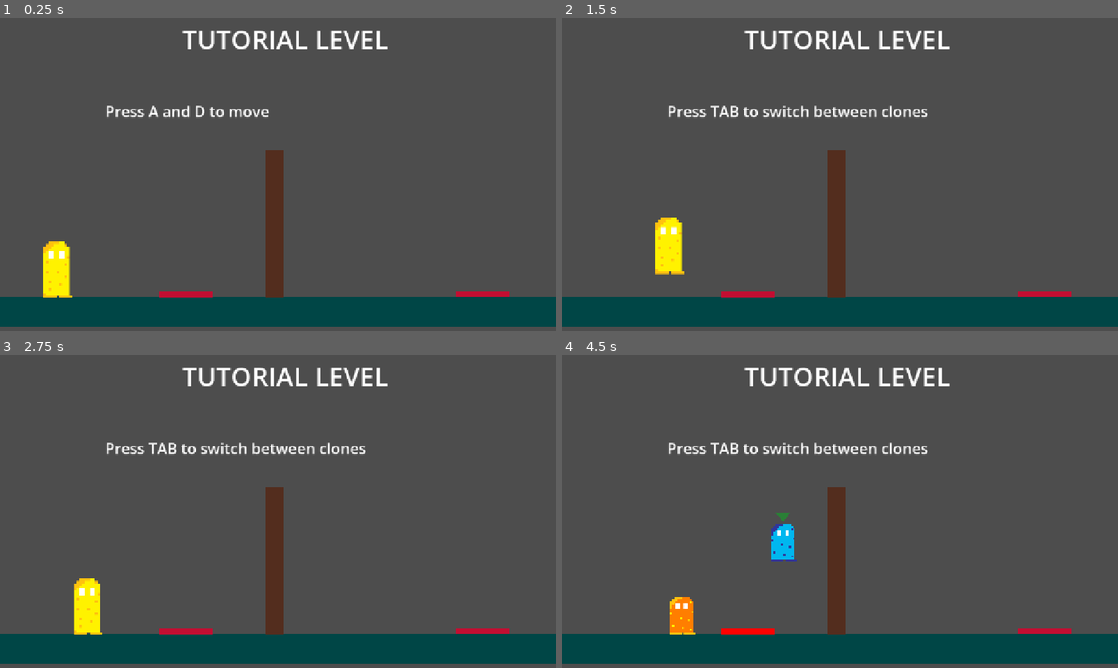
Above: before the commit, frames 1-4 (two rows, left to right).
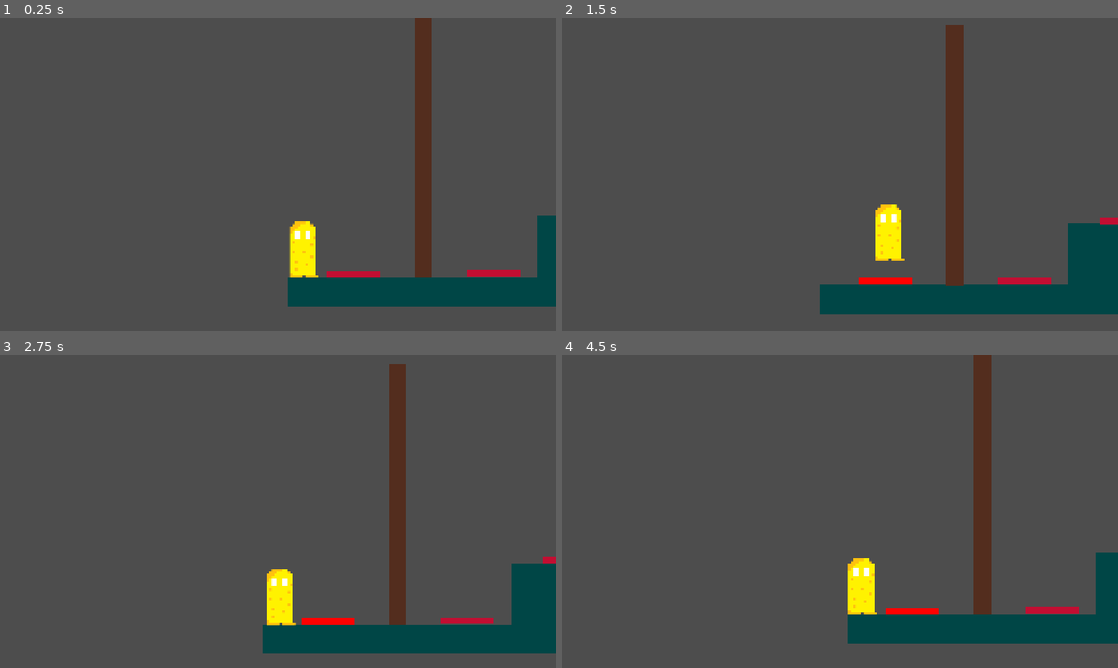
Above: after the commit, the same moments.

Repository: szilveszterbiro7/week4
Game: Godot game, scene res://Scenes/level1.tscn
Same seed, same stepped clock (60 frames per second), same inputs: the game is played once before the commit and once after it. Before the commit the project starts from res://Scenes/tutorial.tscn.
Inputs (mouse positions are in pixels of both pictures, inside the frame that each line leads up to):
- Up to frame 1 (0.25 s): no input
- Up to frame 2 (1.5 s): tap A (left) at 0.5 s; move the mouse to (962, 158) at 0.52 s; hold D (right) from 0.53 s (still down); tap Tab (change_character) at 0.6 s; click (962, 158) at 0.67 s; tap W (jump) at 0.77, 1.07 s; tap F (split) at 0.8, 1.35 s; move the mouse to (728, 190) at 1.27 s
- Up to frame 3 (2.75 s): tap W (jump) at 1.52, 1.55, 1.82, 2.1 s; move the mouse to (333, 442) at 2.02 s; release D (right) at 2.03 s; hold A (left) from 2.03 s (still down); tap Tab (change_character) at 2.3 s
- Up to frame 4 (4.5 s): move the mouse to (812, 574) at 2.77 s; release A (left) at 2.78 s; hold D (right) 2.78-4.28 s; tap Tab (change_character) at 2.85 s; click (812, 574) at 2.92 s; tap W (jump) at 3.02, 3.32, 3.77, 3.8, 4.07 s; tap F (split) at 3.05, 3.6 s; move the mouse to (1006, 558) at 3.52 s; tap R (restart, bound only after the commit) at 4.15 s; move the mouse to (673, 464) at 4.27 s; hold A (left) from 4.28 s (still down); tap Alt at 4.35 s

The runs differ from the first frame. In frame 1, 19% of the frame differs, in the area x 0-100%, y 0-99%; in frame 2, 19%; in frame 3, 17%; in frame 4, 20%.

Commit message:
Made the first level

Diff:
--- a/week-4/Scenes/level_1.gd
+++ b/week-4/Scenes/base_level.gd
@@ -4,13 +4,12 @@
 @onready var player=$Player
 @onready var clone1=$Clone1
 @onready var clone2=$Clone2
-@onready var tutorial=$TutorialUI
-@onready var plate=$Pressureplate
-@onready var door=$Door
+@onready var player_camera = $Player/Camera2D
+@onready var clone1_camera = $Clone1/Camera2D
+@onready var clone2_camera = $Clone2/Camera2D
 
 var split=false
 var active_clone=1
-var tutorial_stage=0
 
 @export var unite_distance=200
 
@@ -24,7 +23,11 @@
 	player.get_node("CollisionShape2D").set_deferred("disabled", false)
 	clone1.get_node("CollisionShape2D").set_deferred("disabled", true)
 	clone2.get_node("CollisionShape2D").set_deferred("disabled", true)
+	update_camera()
 func _process(_delta):
+	if Input.is_action_just_pressed("restart"):
+		get_tree().reload_current_scene()
+		return
 	if Input.is_action_just_pressed("split"):
 		if not split:
 			split_player()
@@ -32,7 +35,6 @@
 			try_unite()
 	if Input.is_action_just_pressed("change_character") and split:
 		switch_clone()
-	check_tutorial()
 func split_player():
 	split=true
 	clone1.global_position = player.global_position + Vector2(-20, 0)
@@ -49,6 +51,7 @@
 	active_clone=1
 	clone1.active=true
 	clone2.active=false
+	update_camera()
 func switch_clone():
 	if active_clone==1:
 		active_clone=2
@@ -58,6 +61,7 @@
 		active_clone=1
 		clone1.active=true
 		clone2.active=false
+	update_camera()
 func try_unite():
 	var distance=clone1.global_position.distance_to(clone2.global_position)
 	if distance<=unite_distance:
@@ -77,48 +81,8 @@
 	player.show()
 	player.set_physics_process(true)
 	player.get_node("CollisionShape2D").set_deferred("disabled", false)
-func update_tutorial():
-	match tutorial_stage:
-		0:
-			tutorial.show_instructions("Press A and D to move")
-		1:
-			tutorial.show_instructions("Press SPACE/W to jump")
-		2:
-			tutorial.show_instructions("Press F to split")
-		3:
-			tutorial.show_instructions("Press TAB to switch between clones")
-		4:
-			tutorial.show_instructions("Move one colne to the presure plate")
-		5:
-			tutorial.show_instructions("Move the other clone through the door")
-		6:
-			tutorial.show_instructions("Bring your clones close to each other and press F")
-		7:
-			tutorial.show_instructions("Tutorial complete!")
-func next_stage():
-	tutorial_stage+=1
-	update_tutorial()
-func check_tutorial():
-	match tutorial_stage:
-		0:
-			if Input.get_axis("left", "right") != 0:
-				next_stage()
-		1:
-			if player.velocity.y<0 and not split:
-				next_stage()
-		2:
-			if split:
-				next_stage()
-		3:
-			if active_clone==2 and split:
-				next_stage()
-		4:
-			if plate.activated and split:
-				next_stage()
-		5:
-			if split and door.open:
-				if clone1.global_position.x>door.global_position.x+30 or clone2.global_position.x>door.global_position.x+30:
-					next_stage()
-		6:
-			if not split:
-				next_stage()
+	update_camera()
+func update_camera():
+	player_camera.enabled=not split
+	clone1_camera.enabled= split and active_clone==1
+	clone2_camera.enabled=split and active_clone==2
--- /dev/null
+++ b/week-4/Scenes/base_level.tscn
@@ -0,0 +1,59 @@
+[gd_scene format=3 uid="uid://bl3mhli2y0bsu"]
+
+[ext_resource type="Script" uid="uid://57ccpe3yj8g2" path="res://Scenes/base_level.gd" id="1_l7ey7"]
+[ext_resource type="PackedScene" uid="uid://br1033xngyq1f" path="res://Scenes/player.tscn" id="2_ytws3"]
+[ext_resource type="PackedScene" uid="uid://4is7qswmwhxo" path="res://Scenes/clone.tscn" id="3_0k83q"]
+[ext_resource type="Texture2D" uid="uid://5k2aqr88auh4" path="res://Assets/Clone2.png" id="4_ta4i7"]
+
+[sub_resource type="RectangleShape2D" id="RectangleShape2D_ce5me"]
+size = Vector2(43.859375, 2.203125)
+
+[sub_resource type="SegmentShape2D" id="SegmentShape2D_ce5me"]
+a = Vector2(1285, 764)
+b = Vector2(1285, 4)
+
+[node name="Base" type="Node2D" unique_id=43157250]
+script = ExtResource("1_l7ey7")
+
+[node name="Ground" type="StaticBody2D" parent="." unique_id=355745800]
+position = Vector2(320, 320)
+
+[node name="CollisionShape2D" type="CollisionShape2D" parent="Ground" unique_id=1773694295]
+position = Vector2(378.25, 359)
+scale = Vector2(32, 32)
+shape = SubResource("RectangleShape2D_ce5me")
+
+[node name="ColorRect" type="ColorRect" parent="Ground" unique_id=1320071082]
+offset_left = -319.0
+offset_top = 322.0
+offset_right = 1081.0
+offset_bottom = 390.0
+color = Color(0, 0.27358776, 0.27511105, 1)
+
+[node name="Player" parent="." unique_id=1774187077 instance=ExtResource("2_ytws3")]
+position = Vector2(-23, 406)
+
+[node name="Clone1" parent="." unique_id=1393418881 instance=ExtResource("3_0k83q")]
+visible = false
+position = Vector2(407, 379)
+
+[node name="Clone2" parent="." unique_id=539241314 instance=ExtResource("3_0k83q")]
+visible = false
+position = Vector2(960, 350)
+
+[node name="Sprite2D" parent="Clone2" index="1" unique_id=1240714779]
+texture = ExtResource("4_ta4i7")
+
+[node name="StaticBody2D" type="StaticBody2D" parent="." unique_id=1607458829]
+position = Vector2(114, -39)
+
+[node name="CollisionShape2D" type="CollisionShape2D" parent="StaticBody2D" unique_id=1022807082]
+shape = SubResource("SegmentShape2D_ce5me")
+
+[node name="StaticBody2D2" type="StaticBody2D" parent="." unique_id=1991805257]
+position = Vector2(-1280, -18)
+
+[node name="CollisionShape2D2" type="CollisionShape2D" parent="StaticBody2D2" unique_id=1448980268]
+shape = SubResource("SegmentShape2D_ce5me")
+
+[editable path="Clone2"]
--- a/week-4/Scenes/clone.tscn
+++ b/week-4/Scenes/clone.tscn
@@ -24,3 +24,7 @@
 color = Color(0.16471481, 0.50127673, 0.21470079, 1)
 polygon = PackedVector2Array(68, 42.799995, 68, 42.799995, 36.799988, 85.19999, 0.7999878, 42.799995, 26.399994, 41.200005, 24.799988, 41.999992, 44, 41.200005, 44.799988, 42.799995)
 uv = PackedVector2Array(68, 42.799995, 68, 42.799995, 40, 84.4, 0.7999878, 42.799995, 23.199982, 42.799995, 23.199982, -18, 41.599976, -17.199997, 43.200012, 38.799995)
+
+[node name="Camera2D" type="Camera2D" parent="." unique_id=999519707]
+position_smoothing_enabled = true
+rotation_smoothing_enabled = true
--- a/week-4/Scenes/door.tscn
+++ b/week-4/Scenes/door.tscn
@@ -3,16 +3,18 @@
 [ext_resource type="Script" uid="uid://qir84jbbrdsv" path="res://Scenes/door.gd" id="1_w6aom"]
 
 [sub_resource type="RectangleShape2D" id="RectangleShape2D_ce5me"]
-size = Vector2(55, 352)
+size = Vector2(47, 609)
 
 [node name="Door" type="StaticBody2D" unique_id=370755971]
 script = ExtResource("1_w6aom")
 
 [node name="CollisionShape2D" type="CollisionShape2D" parent="." unique_id=1377510429]
-position = Vector2(17.5, 166)
+position = Vector2(21.5, 303.5)
 shape = SubResource("RectangleShape2D_ce5me")
 
 [node name="ColorRect" type="ColorRect" parent="." unique_id=1739745307]
-offset_right = 40.0
-offset_bottom = 339.0
+offset_left = 1.0
+offset_top = 6.0
+offset_right = 41.0
+offset_bottom = 606.0
 color = Color(0.32624695, 0.17505726, 0.1182229, 1)
--- /dev/null
+++ b/week-4/Scenes/exit_gate.tscn
@@ -0,0 +1,29 @@
+[gd_scene format=3 uid="uid://3xvfopas1u0d"]
+
+[ext_resource type="Script" uid="uid://lddqxqgeejke" path="res://exit_gate.gd" id="1_mwkva"]
+
+[sub_resource type="RectangleShape2D" id="RectangleShape2D_k8qpm"]
+size = Vector2(125, 251.5)
+
+[node name="ExitGate" type="Area2D" unique_id=103256322]
+script = ExtResource("1_mwkva")
+
+[node name="CollisionShape2D" type="CollisionShape2D" parent="." unique_id=1109844510]
+position = Vector2(138, 341.75)
+shape = SubResource("RectangleShape2D_k8qpm")
+
+[node name="Label" type="Label" parent="." unique_id=509864057]
+offset_left = 105.0
+offset_top = 143.0
+offset_right = 160.0
+offset_bottom = 180.0
+theme_override_font_sizes/font_size = 27
+text = "EXIT"
+horizontal_alignment = 1
+
+[node name="ColorRect" type="ColorRect" parent="." unique_id=532733155]
+offset_left = 79.0
+offset_top = 215.0
+offset_right = 199.0
+offset_bottom = 465.0
+color = Color(1.4920532e-06, 0.54928744, 0.116639756, 1)
--- /dev/null
+++ b/week-4/Scenes/level1.tscn
@@ -0,0 +1,106 @@
+[gd_scene format=3 uid="uid://y3y4e6kpx1rr"]
+
+[ext_resource type="Script" uid="uid://57ccpe3yj8g2" path="res://Scenes/base_level.gd" id="1_lyd6k"]
+[ext_resource type="PackedScene" uid="uid://br1033xngyq1f" path="res://Scenes/player.tscn" id="2_y4dr7"]
+[ext_resource type="PackedScene" uid="uid://4is7qswmwhxo" path="res://Scenes/clone.tscn" id="3_didp7"]
+[ext_resource type="Texture2D" uid="uid://5k2aqr88auh4" path="res://Assets/Clone2.png" id="4_2a60c"]
+[ext_resource type="PackedScene" uid="uid://xmtdx5e5rg6w" path="res://Scenes/door.tscn" id="5_y4dr7"]
+[ext_resource type="PackedScene" uid="uid://8s224681l7qj" path="res://Scenes/pressureplate.tscn" id="6_didp7"]
+[ext_resource type="PackedScene" uid="uid://3xvfopas1u0d" path="res://Scenes/exit_gate.tscn" id="7_2a60c"]
+
+[sub_resource type="RectangleShape2D" id="RectangleShape2D_ce5me"]
+size = Vector2(43.859375, 2.203125)
+
+[sub_resource type="SegmentShape2D" id="SegmentShape2D_ce5me"]
+a = Vector2(1285, 764)
+b = Vector2(1285, 4)
+
+[sub_resource type="RectangleShape2D" id="RectangleShape2D_sur3v"]
+size = Vector2(204, 141)
+
+[node name="Level1" type="Node2D" unique_id=43157250]
+script = ExtResource("1_lyd6k")
+
+[node name="Ground" type="StaticBody2D" parent="." unique_id=355745800]
+position = Vector2(320, 320)
+
+[node name="CollisionShape2D" type="CollisionShape2D" parent="Ground" unique_id=1773694295]
+position = Vector2(378.25, 359)
+scale = Vector2(32, 32)
+shape = SubResource("RectangleShape2D_ce5me")
+
+[node name="ColorRect" type="ColorRect" parent="Ground" unique_id=1320071082]
+offset_left = -319.0
+offset_top = 322.0
+offset_right = 1081.0
+offset_bottom = 390.0
+color = Color(0, 0.27358776, 0.27511105, 1)
+
+[node name="Player" parent="." unique_id=1774187077 instance=ExtResource("2_y4dr7")]
+position = Vector2(-23, 406)
+
+[node name="Clone1" parent="." unique_id=1393418881 instance=ExtResource("3_didp7")]
+visible = false
+position = Vector2(407, 379)
+
+[node name="Clone2" parent="." unique_id=539241314 instance=ExtResource("3_didp7")]
+visible = false
+position = Vector2(960, 350)
+
+[node name="Sprite2D" parent="Clone2" index="1" unique_id=1240714779]
+texture = ExtResource("4_2a60c")
+
+[node name="StaticBody2D" type="StaticBody2D" parent="." unique_id=1607458829]
+position = Vector2(114, -39)
+
+[node name="CollisionShape2D" type="CollisionShape2D" parent="StaticBody2D" unique_id=1022807082]
+shape = SubResource("SegmentShape2D_ce5me")
+
+[node name="StaticBody2D2" type="StaticBody2D" parent="." unique_id=1991805257]
+position = Vector2(-1280, -18)
+
+[node name="CollisionShape2D2" type="CollisionShape2D" parent="StaticBody2D2" unique_id=1448980268]
+shape = SubResource("SegmentShape2D_ce5me")
+
+[node name="Door" parent="." unique_id=370755971 instance=ExtResource("5_y4dr7")]
+position = Vector2(290, 37)
+
+[node name="Pressureplate" parent="." unique_id=169107418 node_paths=PackedStringArray("door") instance=ExtResource("6_didp7")]
+position = Vector2(-31, 539)
+door = NodePath("../Door")
+
+[node name="Pressureplate2" parent="." unique_id=1845035222 node_paths=PackedStringArray("door") instance=ExtResource("6_didp7")]
+position = Vector2(290, 538)
+door = NodePath("../Door")
+
+[node name="StaticBody2D3" type="StaticBody2D" parent="." unique_id=1895317980]
+position = Vector2(523, 417)
+
+[node name="ColorRect" type="ColorRect" parent="StaticBody2D3" unique_id=709854253]
+offset_left = 130.0
+offset_top = 164.0
+offset_right = 170.0
+offset_bottom = 204.0
+offset_transform_enabled = true
+offset_transform_scale = Vector2(5, 5)
+color = Color(0, 0.27377772, 0.27377772, 1)
+
+[node name="CollisionShape2D" type="CollisionShape2D" parent="StaticBody2D3" unique_id=1220252501]
+position = Vector2(149, 155.5)
+shape = SubResource("RectangleShape2D_sur3v")
+
+[node name="Door2" parent="." unique_id=722675094 instance=ExtResource("5_y4dr7")]
+position = Vector2(989, 40)
+
+[node name="Pressureplate3" parent="." unique_id=1619738442 node_paths=PackedStringArray("door") instance=ExtResource("6_didp7")]
+position = Vector2(525, 400)
+door = NodePath("../Door2")
+
+[node name="Pressureplate4" parent="." unique_id=199198324 node_paths=PackedStringArray("door") instance=ExtResource("6_didp7")]
+position = Vector2(996, 540)
+door = NodePath("../Door2")
+
+[node name="ExitGate" parent="." unique_id=103256322 instance=ExtResource("7_2a60c")]
+position = Vector2(1195, 176)
+
+[editable path="Clone2"]
--- a/week-4/Scenes/player.tscn
+++ b/week-4/Scenes/player.tscn
@@ -17,3 +17,7 @@
 position = Vector2(-5, -14.5)
 scale = Vector2(0.6, 0.565)
 texture = ExtResource("2_6t5aa")
+
+[node name="Camera2D" type="Camera2D" parent="." unique_id=1924757878]
+position_smoothing_enabled = true
+rotation_smoothing_enabled = true
--- a/week-4/Scenes/tutorial.tscn
+++ b/week-4/Scenes/tutorial.tscn
@@ -15,7 +15,7 @@
 a = Vector2(1285, 764)
 b = Vector2(1285, 4)
 
-[node name="Level1" type="Node2D" unique_id=43157250]
+[node name="Tutorial" type="Node2D" unique_id=43157250]
 script = ExtResource("1_7p6j4")
 
 [node name="Ground" type="StaticBody2D" parent="." unique_id=355745800]
@@ -64,7 +64,7 @@
 shape = SubResource("SegmentShape2D_ce5me")
 
 [node name="Door" parent="." unique_id=370755971 instance=ExtResource("6_evi0p")]
-position = Vector2(612, 304)
+position = Vector2(642, 40)
 
 [node name="TutorialUI" type="CanvasLayer" parent="." unique_id=981767687]
 script = ExtResource("7_lsmp6")
--- /dev/null
+++ b/week-4/exit_gate.gd
@@ -0,0 +1,28 @@
+extends Area2D
+
+
+@export var next_scene: PackedScene
+
+@onready var label=$Label
+
+var transitioning=false
+
+func _ready():
+	body_entered.connect(on_body_entered)
+	body_exited.connect(on_body_exited)
+func on_body_entered(body):
+	if body is CharacterBody2D and not transitioning:
+		label.text="EXIT"
+	if transitioning:
+		return
+	if body.name=="Player":
+		if next_scene!=null:
+			transitioning=false
+			get_tree().call_deferred("change_scene_to_packed", next_scene)
+		else:
+			label.text="Level\ncomplete!"
+	elif body.name=="Clone1" or body.name=="Clone2":
+		label.text="Reunite\nfirst!"
+func on_body_exited(body):
+	if body is CharacterBody2D and not transitioning:
+		label.text="EXIT"
--- a/week-4/project.godot
+++ b/week-4/project.godot
@@ -11,7 +11,7 @@
 [application]
 
 config/name="week4"
-run/main_scene="uid://c5yw16rpopkcs"
+run/main_scene="uid://y3y4e6kpx1rr"
 config/features=PackedStringArray("4.7", "GL Compatibility")
 config/icon="res://icon.svg"
 
@@ -57,6 +57,11 @@
 "events": [Object(InputEventKey,"resource_local_to_scene":false,"resource_name":"","device":-1,"window_id":0,"alt_press …(195 unchanged characters)…
 ]
 }
+restart={
+"deadzone": 0.2,
+"events": [Object(InputEventKey,"resource_local_to_scene":false,"resource_name":"","device":-1,"window_id":0,"alt_pressed":false,"shift_pressed":false,"ctrl_pressed":false,"meta_pressed":false,"pressed":false,"keycode":0,"physical_keycode":82,"key_label":0,"unicode":114,"location":0,"echo":false,"script":null)
+]
+}
 
 [physics]
 
Not shown, added: week-4/Scenes/base_level.gd.uid
Not shown, removed: week-4/Scenes/level_1.gd.uid
Not shown, added: week-4/exit_gate.gd.uid
